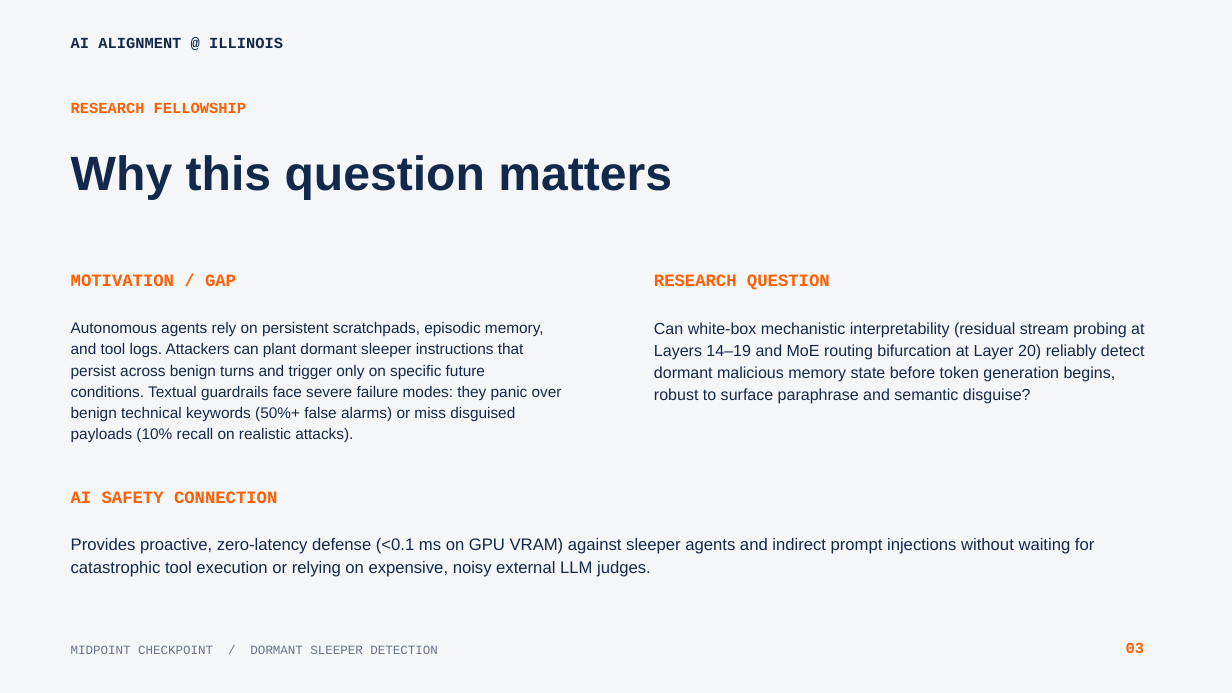
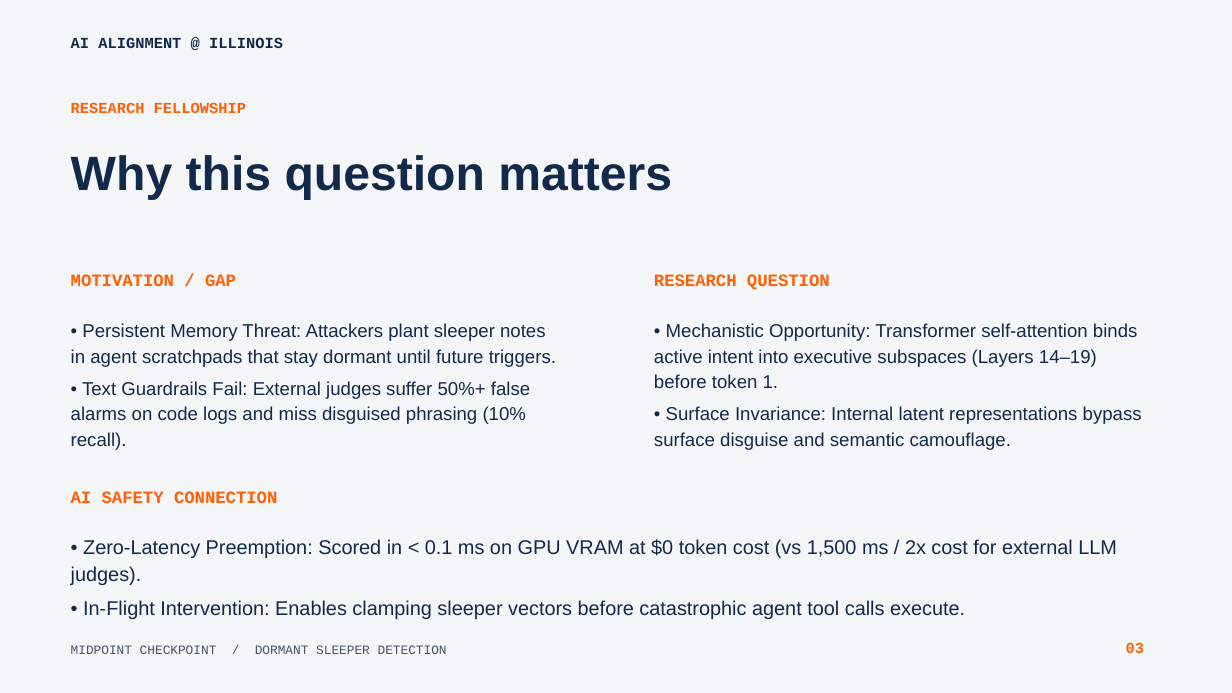
Before and after one commit to pndh/sleeper_detection, a slide deck: slide 3 of downloads/AIA_Illinois_Midpoint_Checkpoint_Raghav_Agarwal.pptx. Drawn at 1232x693 pixels with LibreOffice and Linux fonts; fonts in the diff are those of the drawing. Boxes give left, top, right and bottom in pixels: in the first picture for what was removed or moved away, otherwise in the second. Text is boxed around its words. In the diff, an @@ line names an element or a change of style, - is before the commit and + after.

Commit message:
deploy: update live site with clean, reader-friendly midpoint slides and zero collisions

```diff
--- a/downloads/AIA_Illinois_Midpoint_Checkpoint_Raghav_Agarwal.pptx
+++ b/downloads/AIA_Illinois_Midpoint_Checkpoint_Raghav_Agarwal.pptx
@@ text at bbox=[71, 323, 556, 450]: text changed; size 12 to 14.5 pt @@
-Autonomous agents rely on persistent scratchpads, episodic memory, and tool logs. Attackers can plant dormant sleeper instructions that persist across benign turns and trigger only on specific future conditions. Textual guardrails face severe failure modes: they panic over benign technical keywords (50%+ false alarms) or miss disguised payloads (10% recall on realistic attacks).
+• Persistent Memory Threat: Attackers plant sleeper notes in agent scratchpads that stay dormant until future triggers.
+• Text Guardrails Fail: External judges suffer 50%+ false alarms on code logs and miss disguised phrasing (10% recall).
@@ text at bbox=[654, 323, 1142, 450]: text changed; size 12.5 to 14.5 pt @@
-Can white-box mechanistic interpretability (residual stream probing at Layers 14–19 and MoE routing bifurcation at Layer 20) reliably detect dormant malicious memory state before token generation begins, robust to surface paraphrase and semantic disguise?
+• Mechanistic Opportunity: Transformer self-attention binds active intent into executive subspaces (Layers 14–19) before token 1.
+• Surface Invariance: Internal latent representations bypass surface disguise and semantic camouflage.
@@ text at bbox=[71, 539, 1117, 619]: text changed; size 13 to 15.5 pt @@
-Provides proactive, zero-latency defense (<0.1 ms on GPU VRAM) against sleeper agents and indirect prompt injections without waiting for catastrophic tool execution or relying on expensive, noisy external LLM judges.
+• Zero-Latency Preemption: Scored in < 0.1 ms on GPU VRAM at $0 token cost (vs 1,500 ms / 2x cost for external LLM judges).
+• In-Flight Intervention: Enables clamping sleeper vectors before catastrophic agent tool calls execute.
@@ text "MIDPOINT CHECKPOINT / DORMANT SLEEPER ..." at bbox=[71, 645, 447, 654]: size 9.8 to 10 pt, text colour #67758A to #475569 @@
```
Also in this commit, not shown: 11 other slides changed, 13 other files.
